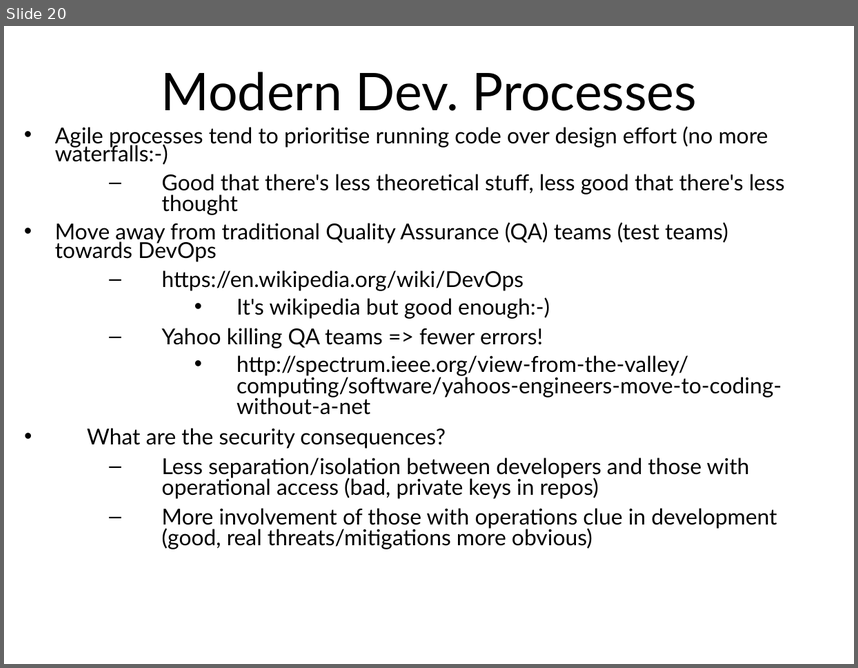
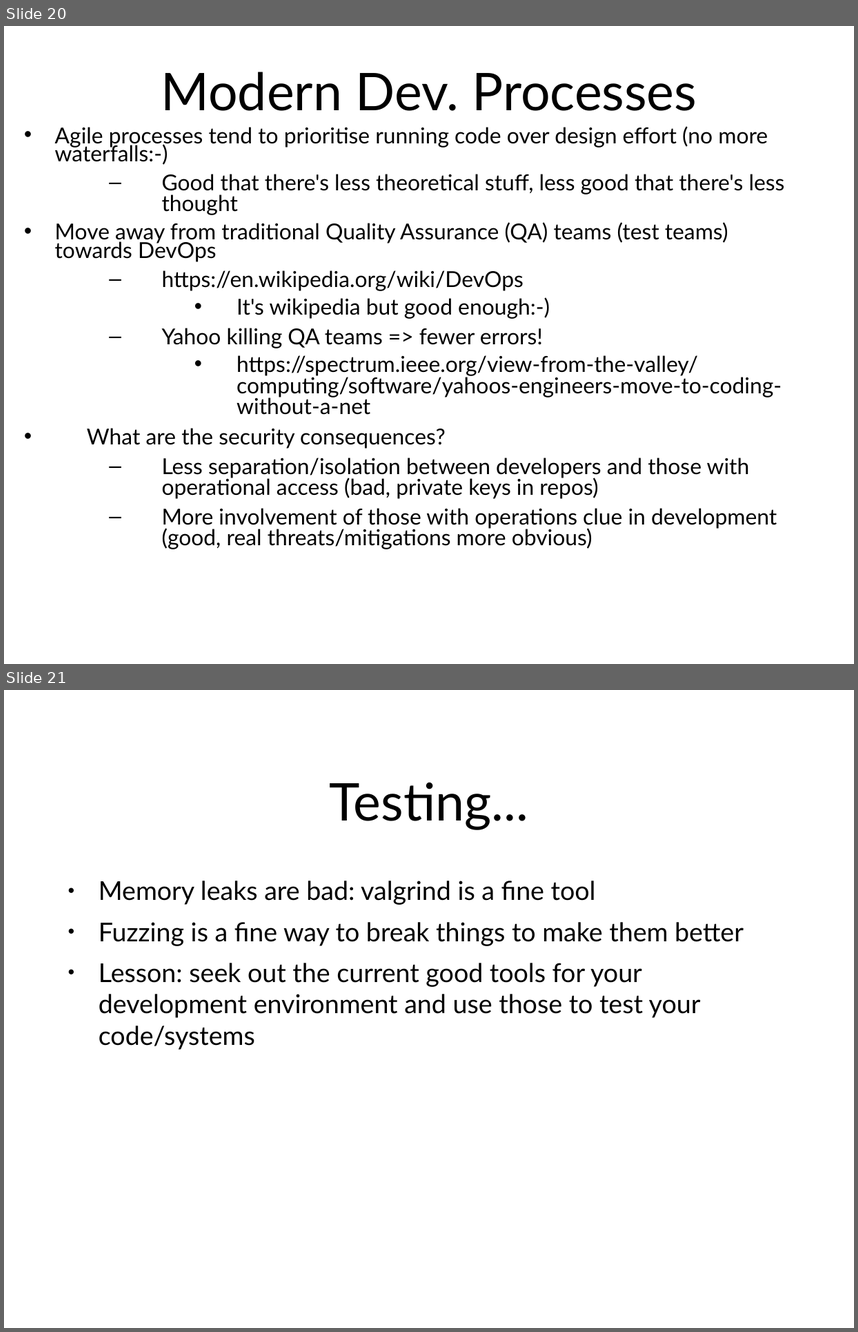
Before and after one commit to sftcd/cs7053, a slide deck: 2016lectures/07.5-developing.ppt. Shown one above the other, each under a label of ours: slide 20 before the commit, slides 20 and 21 after it. The pictures are 858x668 and 858x1332 pixels, drawn with LibreOffice and Linux fonts; fonts in the diff are those of the drawing. Boxes give left, top, right and bottom in pixels: in the first picture for what was removed or moved away, otherwise in the second. Text is boxed around its words. In the diff, an @@ line names an element or a change of style, - is before the commit and + after.

```diff
--- a/2016lectures/07.5-developing.ppt
+++ b/2016lectures/07.5-developing.ppt
@@ slide 21 added at box(4, 690, 854, 1328), background #FFFFFF @@
@@ title added at box(330, 782, 528, 829), 44 pt, text #000000 @@
+Testing...
@@ text added at box(99, 880, 744, 1049), 22 pt, text #000000 @@
+● Memory leaks are bad: valgrind is a fine tool
+● Fuzzing is a fine way to break things to make them better
+● Lesson: seek out the current good tools for your development environment and use those to test your code/systems
@@ slide 20 changed as well @@
@@ text at box(237, 355, 782, 414): text changed @@
-    • http://spectrum.ieee.org/view-from-the-valley/computing/software/yahoos-engineers-move-to-coding-without-a-net
+    • https://spectrum.ieee.org/view-from-the-valley/computing/software/yahoos-engineers-move-to-coding-without-a-net
```
Also in this commit, not shown: 1 other slide changed, 4 other files.
